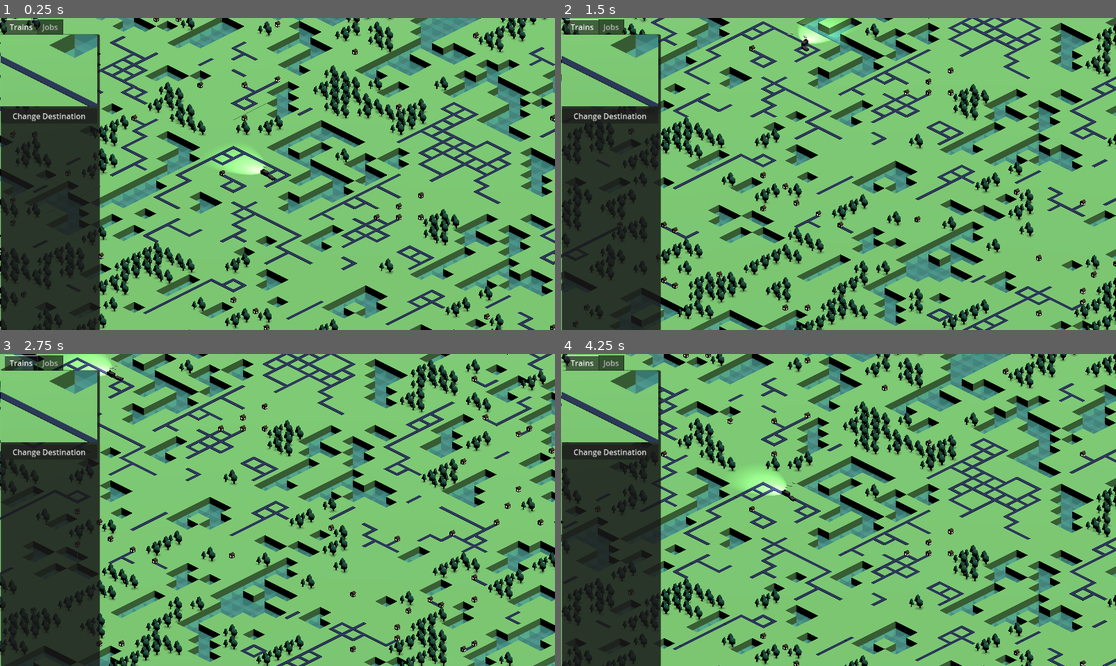
Above: before the commit, frames 1-4 (two rows, left to right).
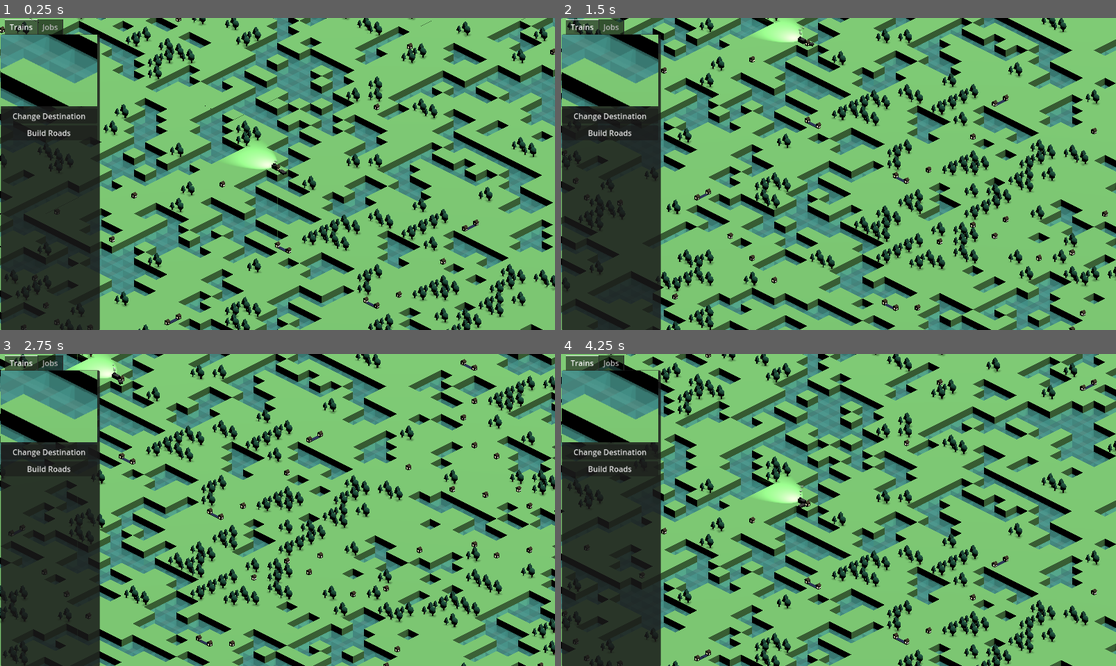
Above: after the commit, the same moments.

Repository: maryilewis/fantasy-railroad
Game: Godot game, scene res://World Map/World Map.tscn
The game is run twice, just before and just after one commit, with the same random seed, the same clock (stepped at 60 frames per second) and the same inputs.
Inputs (mouse positions are in pixels of both pictures, inside the frame that each line leads up to):
- Up to frame 1 (0.25 s): no input
- Up to frame 2 (1.5 s): tap Enter at 0.5 s; move the mouse to (960, 158) at 0.52 s; hold D 0.53-1.28 s; click (960, 158) at 0.67 s; move the mouse to (727, 189) at 1.27 s; hold S from 1.28 s (still down); click (727, 189) at 1.42 s
- Up to frame 3 (2.75 s): move the mouse to (333, 441) at 2.02 s; release S at 2.03 s; hold D from 2.03 s (still down); click (333, 441) at 2.17 s
- Up to frame 4 (4.25 s): move the mouse to (810, 572) at 2.77 s; release D at 2.78 s; hold W 2.78-3.53 s; click (810, 572) at 2.92 s; move the mouse to (1005, 556) at 3.52 s; hold A from 3.53 s (still down); click (1005, 556) at 3.67 s

The runs differ from the first frame. In frame 1, 51% of the frame differs, in the area x 0-100%, y 0-100%; in frame 2, 48%; in frame 3, 48%; in frame 4, 49%.

Commit message:
build roads

Diff:
--- a/Autoloads/game_data.gd
+++ b/Autoloads/game_data.gd
@@ -10,19 +10,22 @@
 #endregion
 
 #region cursor states
-enum CursorState {FREE, SELECTING_TRAIN_DESTINATION}
+enum CursorState {FREE, SELECTING_TRAIN_DESTINATION, BUILDING}
 var cursor_state: CursorState = CursorState.FREE
 
 # escape and maybe right click should trigger this
 func free_cursor():
 	cursor_state = CursorState.FREE
+
+func set_selecting_train_destination():
+	cursor_state = CursorState.SELECTING_TRAIN_DESTINATION
+
+func set_building():
+	cursor_state = CursorState.BUILDING
 #endregion
 
 #region direct trains
 var target_train: Train
-
-func set_selecting_train_destination():
-	cursor_state = CursorState.SELECTING_TRAIN_DESTINATION
 
 func set_target_train(node):
 	target_train = node
@@ -39,7 +42,7 @@
 
 @onready var flat = preload("res://Square Scenes/flat/flat.tscn")
 @onready var forest = preload("res://Square Scenes/forest/forest.tscn")
-@onready var water = preload("res://Square Scenes/water.tscn")
+@onready var water = preload("res://Square Scenes/water/water.tscn")
 @onready var town = preload("res://Square Scenes/town/town.tscn")
 @onready var road = preload("res://Square Scenes/road/road.tscn")
 #@onready var road = preload("res://Square Scenes/road.tscn")
@@ -59,21 +62,26 @@
 		map_plan.append([])
 	for i in size:
 		for j in size:
-			var dice_roll = rng.randi_range(1, 10)
-			if (j > 0 and map_plan[i][j-1] != 't'and map_plan[i][j-1] != '.' and dice_roll > 5):
-				map_plan[i].append(map_plan[i][j-1])
-			elif (i > 0 and map_plan[i - 1][j] != 't'and map_plan[i - 1][j] != '.' and dice_roll > 5):
-				map_plan[i].append(map_plan[i - 1][j])
-			elif (dice_roll == 10):
-				map_plan[i].append('r')
-			elif (dice_roll == 9):
+			var dice_roll = rng.randi_range(1, 100)
+			var node_above
+			var node_left
+			if (j > 0):
+				node_left = map_plan[i][j-1]
+			if (i > 0):
+				node_above = map_plan[i-1][j]
+			if ((node_left == 'w' or node_above == 'w') and dice_roll >= 50):
 				map_plan[i].append('w')
-			elif (dice_roll == 8):
+			elif ((node_left == 'f' or node_above == 'f') and dice_roll >= 70):
 				map_plan[i].append('f')
-			elif (dice_roll == 7):
+			elif (dice_roll >= 90):
+				map_plan[i].append('w')
+			elif (dice_roll >= 80):
+				map_plan[i].append('f')
+			elif (dice_roll >= 75):
 				map_plan[i].append('t')
 			else:
 				map_plan[i].append('.')
+	map_plan[50][50] = 't'
 
 func init_map_data():
 	map_plan.append(['.', '.', '.', '.', 'w', '.', '.', '.', '.', '.'])
@@ -117,6 +125,35 @@
 
 #endregion
 
+func get_traversible_neighbors(x, y):
+	var neighbors = []
+	for offset in [[-1, 0], [1, 0], [0, -1], [0, 1]]:
+		var map_x = x + offset[0]
+		var map_y = y + offset[1]
+		if (map_y >= 0 \
+			and map_x >= 0 \
+			and map_x < GameData.map_nodes.size() \
+			and map_y < GameData.map_nodes[map_x].size() \
+			and GameData.map_nodes[map_x][map_y].is_traversible()):
+				neighbors.append(GameData.map_nodes[map_x][map_y])
+	return neighbors
+
+#region building
+func build_road(x, y):
+	var node: Node3D = map_nodes[x][y]
+	map_nodes[x][y] = road.instantiate()
+	map_nodes[x][y].position = Vector3(x - 100/2, 0, y - 100/2) #TODO map size const
+	map_nodes[x][y].map_x = x
+	map_nodes[x][y].map_y = y
+
+	add_child(map_nodes[x][y])
+	remove_child(node)
+	node.queue_free()
+	for friend in get_traversible_neighbors(x, y):
+		friend.evaluate_visible_roads()
+	map_nodes[x][y].evaluate_visible_roads()
+#endregion
+
 # Called every frame. 'delta' is the elapsed time since the previous frame.
 func _process(_delta):
 	pass
--- a/Menus/Details/details menu.gd
+++ b/Menus/Details/details menu.gd
@@ -16,3 +16,7 @@
 	GameData.set_selecting_train_destination()
 	# TODO THESE CAN BE DIFFERENT
 	GameData.set_target_train(GameData.train_camera.get_follow_ref())
+
+
+func _on_build_button_pressed():
+	GameData.set_building()
--- a/Menus/Details/details menu.tscn
+++ b/Menus/Details/details menu.tscn
@@ -48,8 +48,13 @@
 layout_mode = 2
 text = "Change Destination"
 
+[node name="Build Button" type="Button" parent="TabContainer/Trains/VBoxContainer"]
+layout_mode = 2
+text = "Build Roads"
+
 [node name="Jobs" type="Panel" parent="TabContainer"]
 visible = false
 layout_mode = 2
 
 [connection signal="pressed" from="TabContainer/Trains/VBoxContainer/Destination Button" to="." method="_on_destination_button_pressed"]
+[connection signal="pressed" from="TabContainer/Trains/VBoxContainer/Build Button" to="." method="_on_build_button_pressed"]
--- a/Square Scenes/base.gd
+++ b/Square Scenes/base.gd
@@ -21,3 +21,6 @@
 			if (event.button_index == MOUSE_BUTTON_LEFT):
 				if (event.is_released()):
 					_on_click()
+
+func get_flat_mesh():
+	return $Flat/CollisionShape3D/MeshInstance3D
--- /dev/null
+++ b/Square Scenes/buildable/buildable.gd
@@ -0,0 +1,18 @@
+class_name Buildable extends SquareBaseNode
+
+var flat_mesh: MeshInstance3D
+var hover_material = preload("res://Square Scenes/materials/light.tres")
+
+func _ready():
+	flat_mesh = get_flat_mesh()
+
+func _on_click():
+	if (GameData.cursor_state == GameData.CursorState.BUILDING):
+		GameData.build_road(map_x, map_y)
+
+func _on_hover():
+	if (GameData.cursor_state == GameData.CursorState.BUILDING):
+		flat_mesh.set_surface_override_material(0, hover_material)
+
+func _on_unhover():
+	flat_mesh.set_surface_override_material(0, null)
--- a/Square Scenes/flat/flat.gd
+++ b/Square Scenes/flat/flat.gd
@@ -1,5 +1 @@
-class_name FlatNode extends SquareBaseNode
-
-func _on_hover():
-	#print("hover flat")
-	pass
+class_name FlatNode extends Buildable
--- a/Square Scenes/flat/flat.tscn
+++ b/Square Scenes/flat/flat.tscn
@@ -3,5 +3,5 @@
 [ext_resource type="PackedScene" uid="uid://cgsuufqroigwm" path="res://Square Scenes/base.tscn" id="1_5g21s"]
 [ext_resource type="Script" path="res://Square Scenes/flat/flat.gd" id="2_coa7w"]
 
-[node name="base" instance=ExtResource("1_5g21s")]
+[node name="FlatNode" instance=ExtResource("1_5g21s")]
 script = ExtResource("2_coa7w")
--- a/Square Scenes/forest/forest.gd
+++ b/Square Scenes/forest/forest.gd
@@ -1 +1 @@
-extends SquareBaseNode
+class_name ForestNode extends Buildable
--- a/Square Scenes/forest/forest.tscn
+++ b/Square Scenes/forest/forest.tscn
@@ -1,37 +1,26 @@
-[gd_scene load_steps=7 format=3 uid="uid://blw771httbw02"]
+[gd_scene load_steps=5 format=3 uid="uid://gat4virxqibp"]
 
 [ext_resource type="PackedScene" uid="uid://ikvubdqmek" path="res://Square Scenes/forest/triangle_tree.tscn" id="1_ki4ad"]
-[ext_resource type="Material" uid="uid://b307dfbyjne2e" path="res://Square Scenes/materials/flat.tres" id="1_q41jc"]
+[ext_resource type="PackedScene" uid="uid://cgsuufqroigwm" path="res://Square Scenes/base.tscn" id="1_tidbr"]
 [ext_resource type="Script" path="res://Square Scenes/forest/forest.gd" id="1_xenan"]
 [ext_resource type="PackedScene" uid="uid://bbn18x8mjjeny" path="res://Square Scenes/forest/circle_tree.tscn" id="2_symwy"]
 
-[sub_resource type="BoxShape3D" id="BoxShape3D_6dlx2"]
-
-[sub_resource type="BoxMesh" id="BoxMesh_v0745"]
-material = ExtResource("1_q41jc")
-
-[node name="Forest" type="Node3D"]
+[node name="Forest" instance=ExtResource("1_tidbr")]
 script = ExtResource("1_xenan")
 
-[node name="StaticBody3D" type="StaticBody3D" parent="."]
+[node name="Trees" type="MeshInstance3D" parent="." index="1"]
 
-[node name="CollisionShape3D" type="CollisionShape3D" parent="StaticBody3D"]
-shape = SubResource("BoxShape3D_6dlx2")
+[node name="triangle tree" parent="Trees" index="0" instance=ExtResource("1_ki4ad")]
+skeleton = NodePath("../..")
 
-[node name="MeshInstance3D" type="MeshInstance3D" parent="StaticBody3D/CollisionShape3D"]
-mesh = SubResource("BoxMesh_v0745")
+[node name="circle tree" parent="Trees" index="1" instance=ExtResource("2_symwy")]
+transform = Transform3D(0.4, 0, 0, 0, 0.5, 0, 0, 0, 0.4, 0.4, 0.9, 0.188282)
+skeleton = NodePath("../..")
 
-[node name="triangle tree" parent="StaticBody3D/CollisionShape3D" instance=ExtResource("1_ki4ad")]
-skeleton = NodePath("../../..")
+[node name="circle tree2" parent="Trees" index="2" instance=ExtResource("2_symwy")]
+transform = Transform3D(0.3, 0, 0, 0, 0.375, 0, 0, 0, 0.3, -0.267738, 0.770365, -0.316077)
+skeleton = NodePath("../..")
 
-[node name="circle tree" parent="StaticBody3D/CollisionShape3D" instance=ExtResource("2_symwy")]
-transform = Transform3D(0.4, 0, 0, 0, 0.5, 0, 0, 0, 0.4, 0.4, 0.9, 0.188282)
-skeleton = NodePath("../../..")
-
-[node name="circle tree2" parent="StaticBody3D/CollisionShape3D" instance=ExtResource("2_symwy")]
-transform = Transform3D(0.3, 0, 0, 0, 0.375, 0, 0, 0, 0.3, -0.267738, 0.770365, -0.316077)
-skeleton = NodePath("../../..")
-
-[node name="triangle tree2" parent="StaticBody3D/CollisionShape3D" instance=ExtResource("1_ki4ad")]
+[node name="triangle tree2" parent="Trees" index="3" instance=ExtResource("1_ki4ad")]
 transform = Transform3D(0.3, 0, 0, 0, 0.375, 0, 0, 0, 0.15, -0.141255, 0.872564, 0.411386)
-skeleton = NodePath("../../..")
+skeleton = NodePath("../..")
--- /dev/null
+++ b/Square Scenes/materials/transparent.tres
@@ -0,0 +1,5 @@
+[gd_resource type="StandardMaterial3D" format=3 uid="uid://cbpqlhixr7h4n"]
+
+[resource]
+transparency = 1
+albedo_color = Color(1, 1, 1, 0)
--- a/Square Scenes/town/town_script.gd
+++ b/Square Scenes/town/town_script.gd
@@ -10,6 +10,9 @@
 	super()
 	print("town click")
 
+func evaluate_visible_roads():
+	visible_roads_ref.evaluate_visible_roads(false)
+
 func _on_hover():
 	#print("hover town ", map_x,", ", map_y)
 	pass
--- a/Square Scenes/traversible/traversible.gd
+++ b/Square Scenes/traversible/traversible.gd
@@ -5,6 +5,7 @@
 var speed = .01
 
 var path_refs = {}
+var visible_roads_ref
 
 # TODO set up variables to avoid lots of $ and typing
 # TODO set loop to false?
@@ -17,15 +18,16 @@
 
 # Called when the node enters the scene tree for the first time.
 func _ready():
+	visible_roads_ref = $"Visible Roads"
 	_init_path_refs()
 	_init_visible_road()
 
 func _init_visible_road():
-	$"Visible Roads".map_x = map_x
-	$"Visible Roads".map_y = map_y
+	visible_roads_ref.map_x = map_x
+	visible_roads_ref.map_y = map_y
 
 func evaluate_visible_roads():
-	$"Visible Roads".evaluate_visible_roads()
+	visible_roads_ref.evaluate_visible_roads(true)
 
 func _init_path_refs():
 	path_refs = {
--- a/Square Scenes/traversible/visible_roads.gd
+++ b/Square Scenes/traversible/visible_roads.gd
@@ -3,20 +3,30 @@
 var map_x
 var map_y
 
-func evaluate_visible_roads():
+func evaluate_visible_roads(show_if_no_connectors):
+	var visible_count = 0
 	if(map_x > 0 and GameData.map_nodes[map_x - 1][map_y].is_traversible()):
 		$West.show()
+		visible_count += 1
 	else:
 		$West.hide()
 	if(map_x + 1 < GameData.map_nodes.size() and GameData.map_nodes[map_x + 1][map_y].is_traversible()):
 		$East.show()
+		visible_count += 1
 	else:
 		$East.hide()
 	if(map_y > 0 and GameData.map_nodes[map_x][map_y - 1].is_traversible()):
 		$North.show()
+		visible_count += 1
 	else:
 		$North.hide()
 	if(map_y + 1 < GameData.map_nodes[map_x].size() and GameData.map_nodes[map_x][map_y + 1].is_traversible()):
 		$South.show()
+		visible_count += 1
 	else:
 		$South.hide()
+	if (show_if_no_connectors and visible_count == 0):
+		$West.show()
+		$East.show()
+		$North.show()
+		$South.show()
--- a/Square Scenes/water.gd
+++ /dev/null
@@ -1 +0,0 @@
-extends SquareBaseNode
--- a/Square Scenes/water.tscn
+++ b/Square Scenes/water.tscn
@@ -1,10 +1,8 @@
-[gd_scene load_steps=5 format=3 uid="uid://brvn6epwru3pn"]
-
-[ext_resource type="Script" path="res://Square Scenes/water.gd" id="1_bjdk7"]
+[gd_scene load_steps=4 format=3 uid="uid://brvn6epwru3pn"]
 
 [sub_resource type="BoxShape3D" id="BoxShape3D_6dlx2"]
 
-[sub_resource type="StandardMaterial3D" id="StandardMaterial3D_sk78h"]
+[sub_resource type="StandardMaterial3D" id="StandardMaterial3D_tr75o"]
 transparency = 1
 albedo_color = Color(0.45098, 0.960784, 0.901961, 0.501961)
 roughness = 0.0
@@ -12,10 +10,9 @@
 subsurf_scatter_strength = 0.17
 
 [sub_resource type="BoxMesh" id="BoxMesh_v0745"]
-material = SubResource("StandardMaterial3D_sk78h")
+material = SubResource("StandardMaterial3D_tr75o")
 
 [node name="Water" type="Node3D"]
-script = ExtResource("1_bjdk7")
 
 [node name="StaticBody3D" type="StaticBody3D" parent="."]
 
--- /dev/null
+++ b/Square Scenes/water/water.gd
@@ -0,0 +1,6 @@
+class_name WaterNode extends Buildable
+
+var flat_material = preload("res://Square Scenes/materials/transparent.tres")
+
+func _on_unhover():
+	flat_mesh.set_surface_override_material(0, flat_material)
--- /dev/null
+++ b/Square Scenes/water/water.tscn
@@ -0,0 +1,26 @@
+[gd_scene load_steps=6 format=3 uid="uid://cw13gyggel3hm"]
+
+[ext_resource type="PackedScene" uid="uid://cgsuufqroigwm" path="res://Square Scenes/base.tscn" id="1_2lkd8"]
+[ext_resource type="Script" path="res://Square Scenes/water/water.gd" id="2_3lwuu"]
+[ext_resource type="Material" uid="uid://cbpqlhixr7h4n" path="res://Square Scenes/materials/transparent.tres" id="3_fgc8x"]
+
+[sub_resource type="StandardMaterial3D" id="StandardMaterial3D_sk78h"]
+transparency = 1
+albedo_color = Color(0.45098, 0.960784, 0.901961, 0.501961)
+roughness = 0.0
+clearcoat_enabled = true
+subsurf_scatter_strength = 0.17
+
+[sub_resource type="BoxMesh" id="BoxMesh_ax24v"]
+material = SubResource("StandardMaterial3D_sk78h")
+
+[node name="Water" instance=ExtResource("1_2lkd8")]
+script = ExtResource("2_3lwuu")
+
+[node name="MeshInstance3D" parent="Flat/CollisionShape3D" index="0"]
+surface_material_override/0 = ExtResource("3_fgc8x")
+
+[node name="MeshInstance3D" type="MeshInstance3D" parent="." index="1"]
+transform = Transform3D(1, 0, 0, 0, 0.5, 0, 0, 0, 1, 0, -0.25, 0)
+mesh = SubResource("BoxMesh_ax24v")
+skeleton = NodePath("")
--- a/Vehicles/train.gd
+++ b/Vehicles/train.gd
@@ -19,8 +19,8 @@
 
 # Called when the node enters the scene tree for the first time.
 func _ready():
-	place_train(50,51)
-	set_destination(46,51)
+	place_train(50,50)
+	#set_destination(46,51)
 	pass
 
 
--- a/World Map/world_camera.gd
+++ b/World Map/world_camera.gd
@@ -91,19 +91,12 @@
 		var speed = size/20.0
 		var _move = _direction * speed
 		translate(_move)
-		print("My global position", global_position)
-		print("My position", position)
 
 func set_follow_ref(ref):
 	if (size > 20):
 		size = 20
 	_follow_ref = ref
 	_following = true
-	print("--------------------------")
-	print("Follow ref global position", _follow_ref.global_position)
-	print("Follow ref position", _follow_ref.position)
-	print("My global position", global_position)
-	print("My position", position)
 
 func _update_follow_movement():
 	global_position.x = _follow_ref.global_position.x +  50
